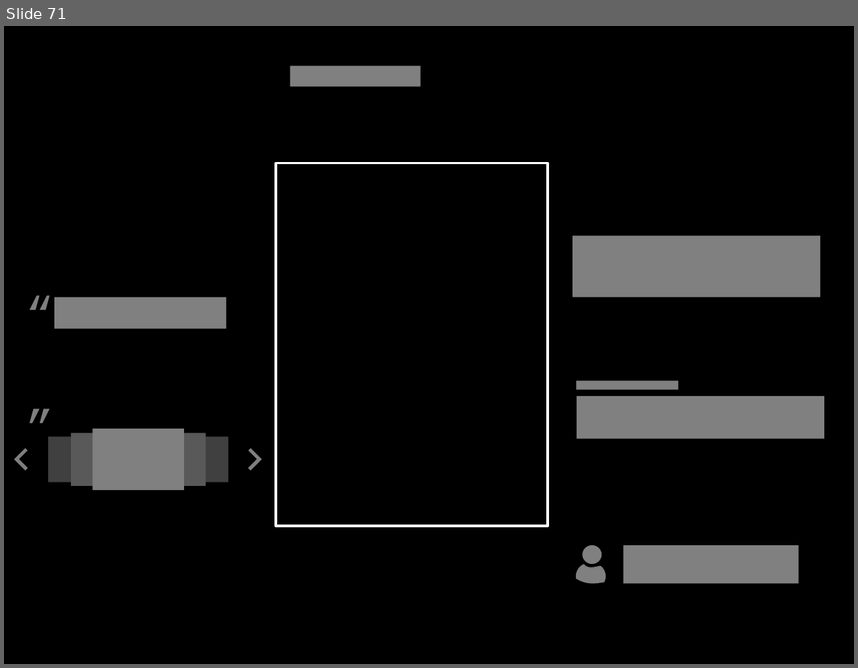
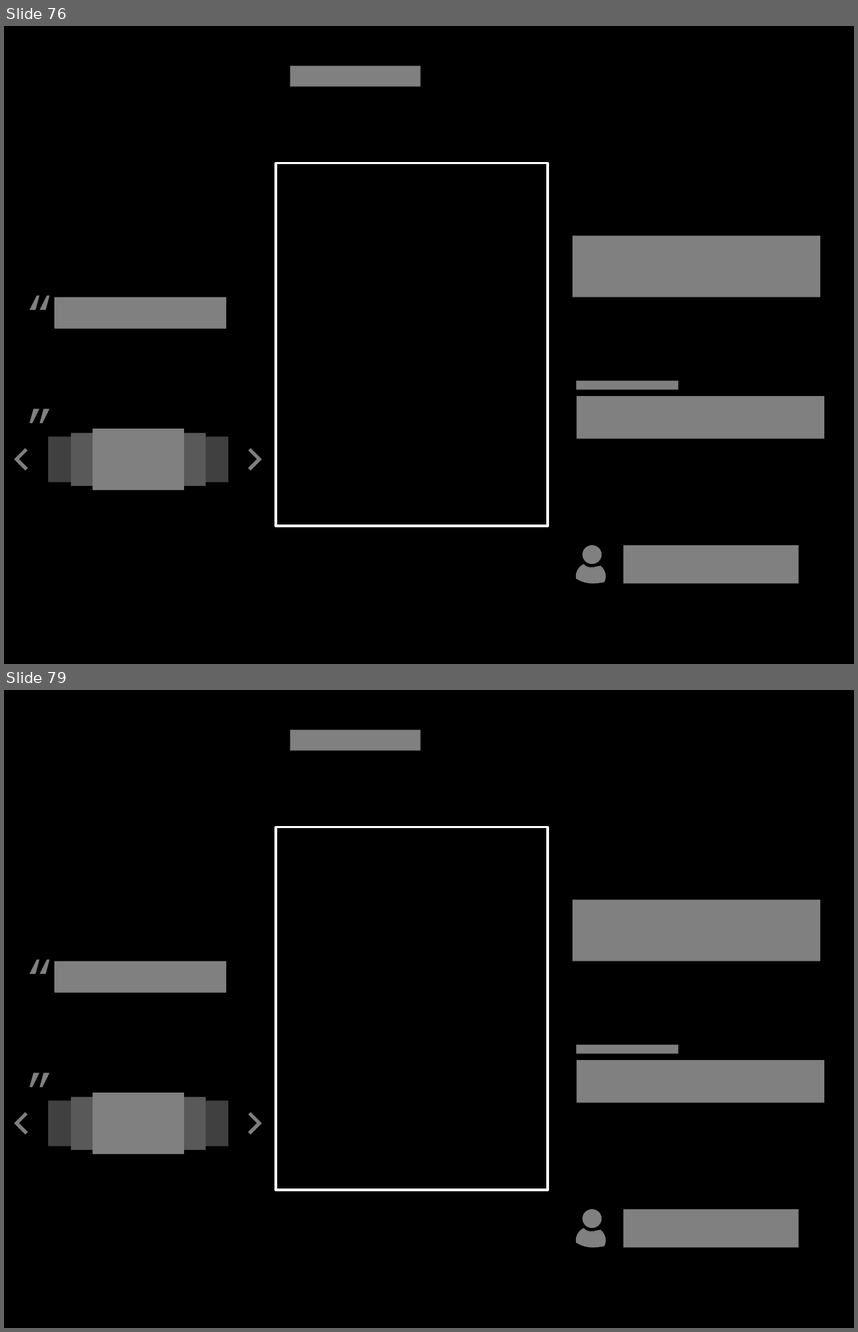
Before and after one commit to socketwench/introToContentTypes, a slide deck: src/introToContentTypes.pptx. Shown one above the other, each under a label of ours: slide 71 before the commit, slides 76 and 79 after it; the slides between them are not shown. The pictures are 858x668 and 858x1332 pixels, drawn with LibreOffice and Linux fonts; fonts in the diff are those of the drawing. Boxes give left, top, right and bottom in pixels: in the first picture for what was removed or moved away, otherwise in the second. Text is boxed around its words. In the diff, an @@ line names an element or a change of style, - is before the commit and + after.

```diff
--- a/src/introToContentTypes.pptx
+++ b/src/introToContentTypes.pptx
@@ slide 79 added at [4, 690, 854, 1328], background #000000 @@
@@ rectangle added at [290, 730, 421, 750], fill #808080 @@
@@ rectangle added at [276, 827, 548, 1189], outline #FFFFFF 2 pt @@
@@ rectangle added at [573, 899, 820, 960], fill #808080 @@
@@ text added at [18, 943, 275, 1008], 40 pt, text #808080 @@
+“ ”
@@ rectangle added at [54, 961, 226, 993], fill #808080 @@
@@ rectangle added at [576, 1045, 678, 1054], fill #808080 @@
@@ rectangle added at [577, 1060, 824, 1103], fill #808080 @@
@@ group added at [14, 1092, 262, 1153]: 3 rectangles, 2 corners @@
@@ freeform shape added at [576, 1228, 606, 1247], fill #808080 @@
@@ ellipse added at [582, 1209, 602, 1228], fill #808080 @@
@@ rectangle added at [624, 1209, 799, 1247], fill #808080 @@
@@ what was slide 71 is now slide 76 @@
```
Also in this commit, not shown: 18 other slides added, 16 slides removed, 23 other files.
